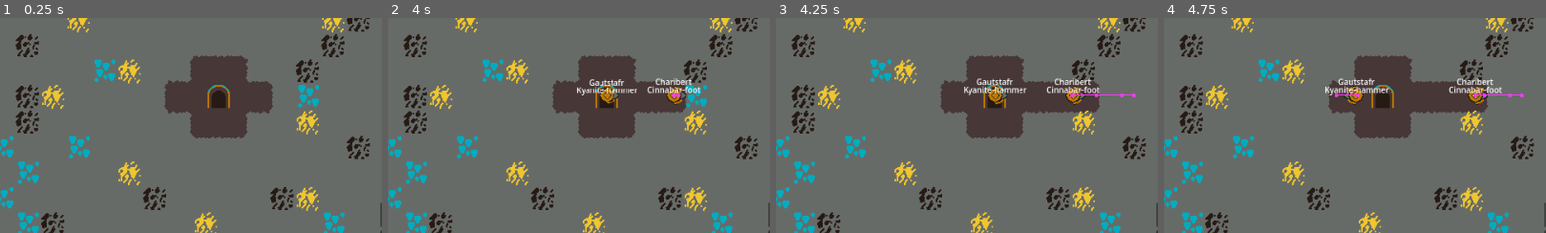
Above: before the commit, frames 1-4 (left to right).
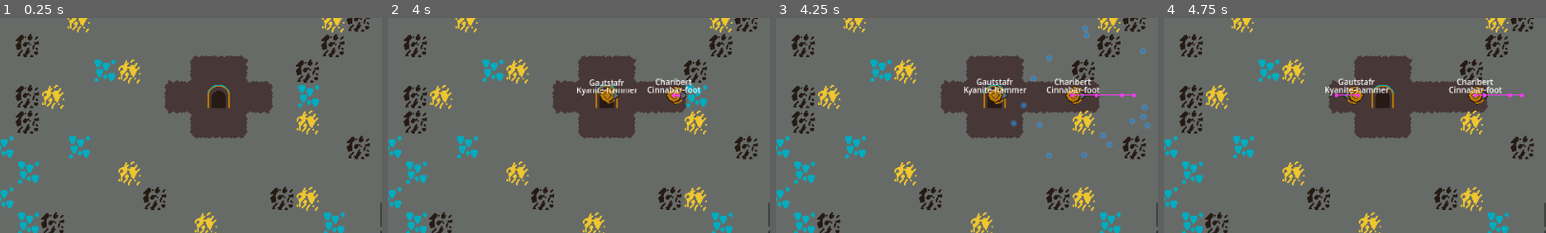
Above: after the commit, the same moments.

Repository: where-fore/dwarves
Game: Godot game, scene res://loose/main_game.tscn
Two runs of this game, one before a commit and one after it. Both use one fixed random seed, a clock stepped at 60 frames per second and the inputs below.
Inputs:
- Up to frame 1 (0.25 s): no input
- Up to frame 2 (4 s): click "Everyone, get in here! (Costs…" at 0.5 s; click "Everyone, move faster! (Costs…" at 1.25 s; click "Cheater Cheater (Gives 200)" at 2 s; click "Everyone, get in here! (Costs…" at 2.75 s; click "Everyone, move faster! (Costs…" at 3.5 s
- Up to frame 3 (4.25 s): no input
- Up to frame 4 (4.75 s): click "Cheater Cheater (Gives 200)" at 4.25 s
The pictures show only the part of the screen within x 21-71%, y 32-82%; the shares and areas given below are measured in that part.

Frames 1-2 are identical in both runs. In frame 3, 0.6% of the frame differs, in the area x 61-98%, y 3-66%; in frame 4, nothing differs.

Commit message:
cool diamond particles

Diff:
--- /dev/null
+++ b/project/loose/blue_burst.tscn
@@ -0,0 +1,33 @@
+[gd_scene load_steps=5 format=3 uid="uid://b5ob5vv7312vj"]
+
+[ext_resource type="Script" uid="uid://5abvube1wrer" path="res://loose/yellow_burst.gd" id="1_outfg"]
+
+[sub_resource type="Gradient" id="Gradient_outfg"]
+colors = PackedColorArray(0, 0.4873333, 0.86, 1, 0.4301817, 0.7124217, 0.99999624, 0)
+
+[sub_resource type="GradientTexture2D" id="GradientTexture2D_x4ijq"]
+gradient = SubResource("Gradient_outfg")
+width = 18
+height = 18
+fill = 1
+fill_from = Vector2(0.5, 0.5)
+fill_to = Vector2(0.5, 0)
+
+[sub_resource type="Curve" id="Curve_hk5vb"]
+_data = [Vector2(0, 1), 0.0, 0.0, 0, 0, Vector2(1, 0.5), 0.0, 0.0, 0, 0]
+point_count = 2
+
+[node name="CPUParticles2D" type="CPUParticles2D"]
+emitting = false
+amount = 16
+texture = SubResource("GradientTexture2D_x4ijq")
+lifetime = 0.25
+one_shot = true
+explosiveness = 1.0
+randomness = 0.5
+spread = 180.0
+gravity = Vector2(0, 0)
+initial_velocity_min = 250.0
+initial_velocity_max = 450.0
+scale_amount_curve = SubResource("Curve_hk5vb")
+script = ExtResource("1_outfg")
--- a/project/loose/main_game.tscn
+++ b/project/loose/main_game.tscn
@@ -9,6 +9,7 @@
 [ext_resource type="Script" uid="uid://dp1c8yejp6mt" path="res://loose/ore_interaction.gd" id="4_dauqe"]
 [ext_resource type="PackedScene" uid="uid://cpooe3khuto2n" path="res://loose/yellow_burst.tscn" id="5_3snil"]
 [ext_resource type="Texture2D" uid="uid://gq3ycfbt2w41" path="res://sprites/entrance.png" id="6_8bvjn"]
+[ext_resource type="PackedScene" uid="uid://b5ob5vv7312vj" path="res://loose/blue_burst.tscn" id="7_6sxa0"]
 [ext_resource type="Script" uid="uid://t6vgrwnllp2x" path="res://loose/dwarf_button.gd" id="8_vaqii"]
 [ext_resource type="Script" uid="uid://40i7k2jyfc8g" path="res://loose/score_counter.gd" id="9_ocjp4"]
 [ext_resource type="Script" uid="uid://dhnd3ag80c46x" path="res://loose/speed_button.gd" id="10_sv27o"]
@@ -46,6 +47,7 @@
 navigation_enabled = false
 script = ExtResource("4_dauqe")
 mining_particles = ExtResource("5_3snil")
+diamond_particles = ExtResource("7_6sxa0")
 
 [node name="FogLayer" type="CanvasLayer" parent="Worldspace"]
 visible = false
--- a/project/loose/ore_interaction.gd
+++ b/project/loose/ore_interaction.gd
@@ -1,6 +1,7 @@
 extends TileMapLayer
 
 @export var mining_particles:PackedScene
+@export var diamond_particles:PackedScene
 
 const gold_id:Vector2i = Vector2i(3,0)
 const diamond_id:Vector2i = Vector2i(4,0)
@@ -46,7 +47,9 @@
 			var score_gained:int
 			match ore_type:
 				"Gold": score_gained = gold_value
-				"Diamond": score_gained = diamond_value
+				"Diamond":
+					score_gained = diamond_value
+					create_diamond_particles(at_location)
 				"Coal": score_gained = coal_value
 			UiEvents.score_change_additive.emit(score_gained)
 		else:
@@ -59,6 +62,11 @@
 
 func create_explosion_particles(location:Vector2) -> void:
 	var new_explosion:CPUParticles2D = mining_particles.instantiate() as CPUParticles2D
+	new_explosion.global_position = to_global(map_to_local(location))
+	add_child(new_explosion)
+
+func create_diamond_particles(location:Vector2) -> void:
+	var new_explosion:CPUParticles2D = diamond_particles.instantiate() as CPUParticles2D
 	new_explosion.global_position = to_global(map_to_local(location))
 	add_child(new_explosion)
 
Not shown: 1 places in project/loose/main_game.tscn that only renumber resources
